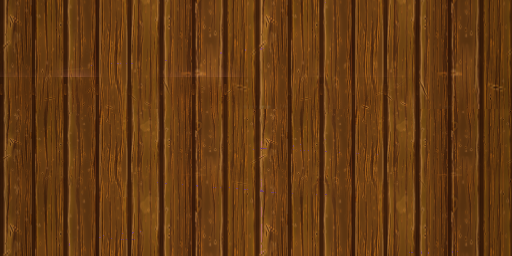
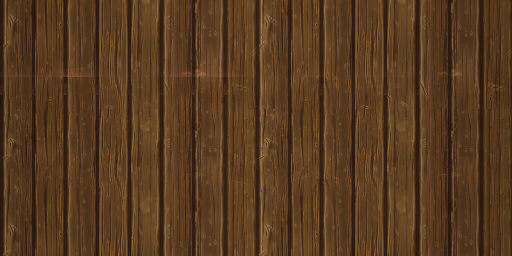
The second w=512, h=256 image is a revision of the first. Changes to its layers:
painted on "Livello 2" over [0, 0, 512, 256]
